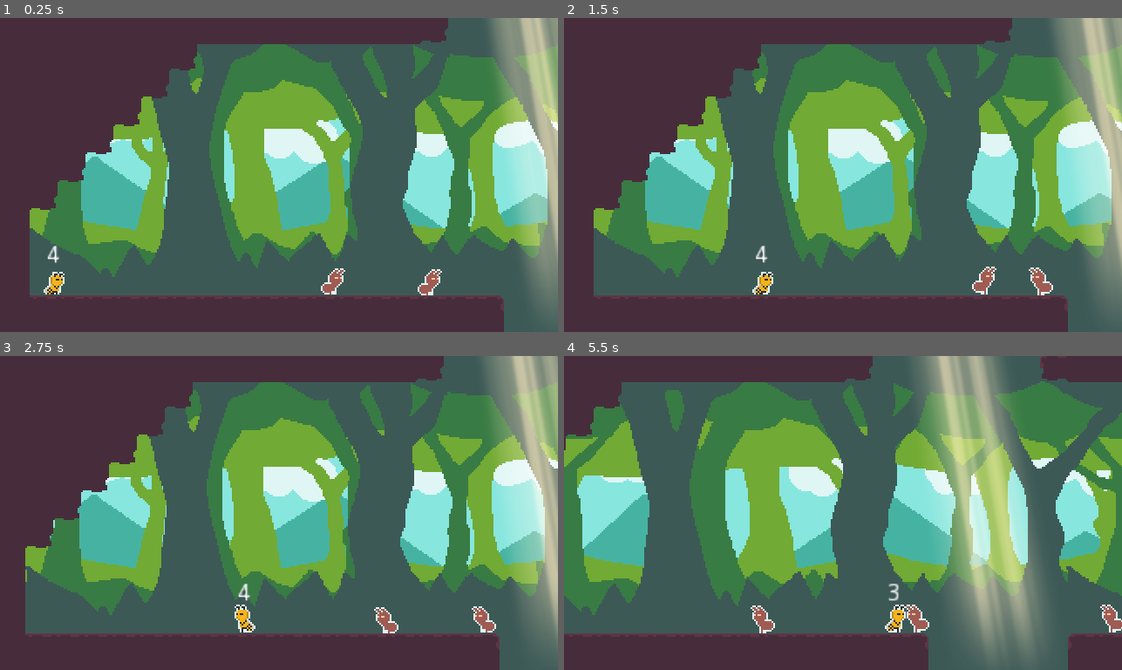
Above: before the commit, frames 1-4 (two rows, left to right).
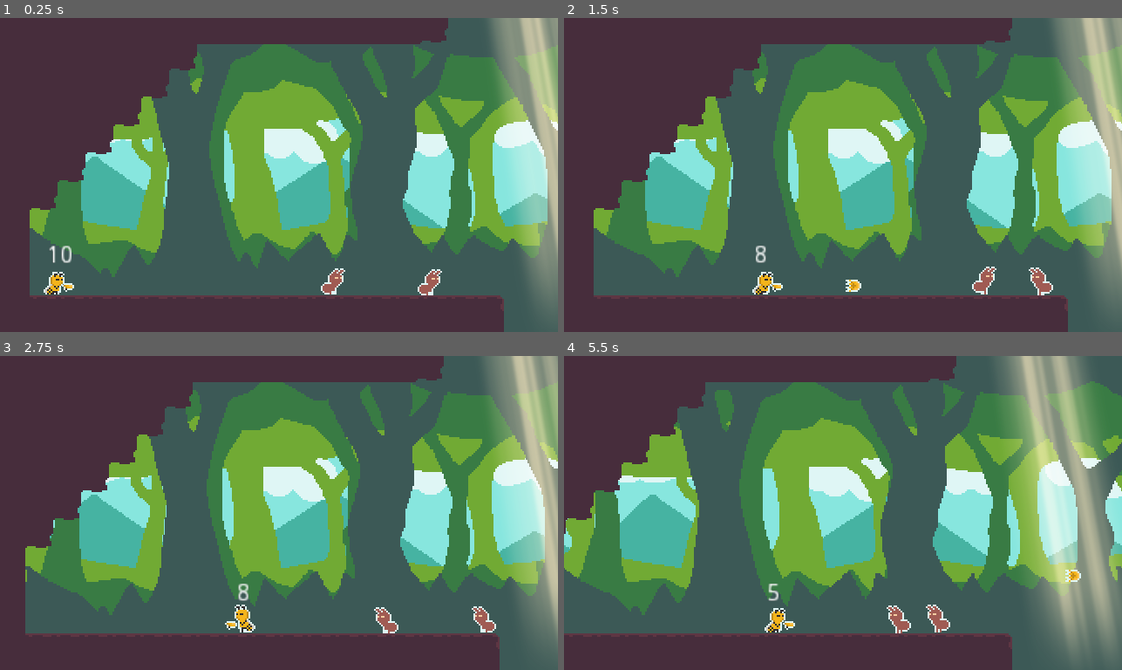
Above: after the commit, the same moments.

Repository: mathewcst/ludum-dare-48
Game: Godot game, scene res://Levels/level_1.tscn
Same seed, same stepped clock (60 frames per second), same inputs: the game is played once before the commit and once after it.
Inputs (mouse positions are in pixels of both pictures, inside the frame that each line leads up to):
- Up to frame 1 (0.25 s): no input
- Up to frame 2 (1.5 s): move the mouse to (965, 159) at 0.52 s; hold D (move_right) from 0.53 s (still down); click (965, 159) at 0.6 s; tap W (jump) at 0.77 s; move the mouse to (731, 190) at 1.27 s; click (731, 190) at 1.35 s
- Up to frame 3 (2.75 s): tap W (jump) at 1.52 s; move the mouse to (334, 443) at 2.02 s; release D (move_right) at 2.03 s; hold A (move_left) from 2.03 s (still down); click (334, 443) at 2.1 s
- Up to frame 4 (5.5 s): move the mouse to (815, 575) at 2.77 s; release A (move_left) at 2.78 s; hold D (move_right) 2.78-4.28 s; click (815, 575) at 2.85 s; tap W (jump) at 3.02, 3.77, 4.52 s; move the mouse to (1010, 560) at 3.52 s; click (1010, 560) at 3.6 s; move the mouse to (675, 465) at 4.27 s; hold A (move_left) 4.28-5.03 s; click (675, 465) at 4.35 s; move the mouse to (870, 513) at 5.02 s; hold D (move_right) from 5.03 s (still down); click (870, 513) at 5.1 s

The runs differ from the first frame. In frame 1, 0.2% of the frame differs, in the area x 8-14%, y 72-88%; in frame 2, 0.2%; in frame 3, 0.1%; in frame 4, 66%, in the area x 0-100%, y 0-100%.

Commit message:
Combat:
- enemy follows player
- player shoots projectiles

Diff:
--- a/Enemy/Enemy.tscn
+++ b/Enemy/Enemy.tscn
@@ -57,9 +57,14 @@
 radius = 8.01109
 height = 4.15446
 
-[node name="Enemy" type="KinematicBody2D"]
+[sub_resource type="CircleShape2D" id=13]
+radius = 49.3494
+
+[node name="Enemy" type="KinematicBody2D" groups=[
+"Enemy",
+]]
 collision_layer = 8
-collision_mask = 0
+collision_mask = 2
 script = ExtResource( 2 )
 __meta__ = {
 "_edit_group_": true
@@ -99,7 +104,15 @@
 [node name="CollisionShape2D" parent="HitBox" index="0"]
 shape = SubResource( 12 )
 
+[node name="LineOfSight" type="Area2D" parent="."]
+collision_layer = 8
+
+[node name="CollisionShape2D" type="CollisionShape2D" parent="LineOfSight"]
+shape = SubResource( 13 )
+
 [connection signal="timeout" from="PatrolTimer" to="." method="_on_PatrorlTimer_timeout"]
 [connection signal="timeout" from="IdleTimer" to="." method="_on_IdleTimer_timeout"]
+[connection signal="body_entered" from="LineOfSight" to="." method="_on_LineOfSight_body_entered"]
+[connection signal="body_exited" from="LineOfSight" to="." method="_on_LineOfSight_body_exited"]
 
 [editable path="HitBox"]
--- a/Enemy/enemy.gd
+++ b/Enemy/enemy.gd
@@ -12,11 +12,14 @@
 
 # ---- INSTANCE VARS
 export var move_speed: int = 40
+export var chase_speed: int = 60
+export var health:int = 4
 
 
 # ---- MEMBER VARS
 const ACCELERATION = 450
 const FRICTION = 450
+const GRAVITY = 120
 const UP = Vector2(0, -1)
 
 var direction = 1
@@ -24,6 +27,8 @@
 var input_vector = Vector2(0,0)
 
 var patrolling: bool = false
+var chasing: bool = false
+var chase_body: KinematicBody2D = null
 
 
 func _ready() -> void:
@@ -33,12 +38,25 @@
 func _physics_process(delta: float) -> void:
 	input_vector.x = direction
 
+	if health <= 0:
+		die()
+
 	if patrolling:
 
 		if not edge_cast.is_colliding() or wall_cast.is_colliding():
 			change_direction()
 
 		velocity = velocity.move_toward(input_vector * move_speed, ACCELERATION * delta)
+
+	elif chasing:
+		if not edge_cast.is_colliding() or wall_cast.is_colliding():
+			idle()
+
+		var chase_direction = position.direction_to(chase_body.position)
+		chase(chase_direction.x)
+
+		velocity = velocity.move_toward(Vector2(chase_direction.x, 0) * chase_speed, ACCELERATION * delta)
+
 
 	else:
 		velocity = velocity.move_toward(Vector2.ZERO, FRICTION * delta)
@@ -47,6 +65,7 @@
 
 func patrol() -> void:
 	sprite.play("Walk")
+	idle_timer.stop()
 	patrol_timer.start()
 	patrolling = true
 
@@ -54,7 +73,9 @@
 func idle() -> void:
 	sprite.play("Idle")
 	patrolling = false
+	patrol_timer.stop()
 	idle_timer.start()
+	velocity.x = 0
 
 	randomize()
 	var chance = rand_range(-1, 1)
@@ -67,11 +88,25 @@
 	change_direction(chance)
 
 
+func chase(_direction: float) -> void:
+
+	if _direction > 0:
+		_direction = 1
+	elif _direction < 0:
+		_direction = -1
+
+
+	patrol_timer.stop()
+	idle_timer.stop()
+	change_direction(_direction)
+
+
+
 func change_direction(new_direction: int = 0) -> void:
 	var previous_direction = direction
 
 	if new_direction != 0:
-		direction *= new_direction
+		direction = new_direction
 	else:
 		direction *= -1
 
@@ -86,6 +121,27 @@
 		elif direction < 0:
 			wall_cast.rotation_degrees = 180
 
+
+func take_damage(amount: int) -> void:
+	health -= amount
+
+
+func die() -> void:
+	queue_free()
+
+
+func chase_player(player: KinematicBody2D) -> void:
+	chasing = true
+	chase_body = player
+
+
+func stop_chasing() -> void:
+	velocity.x = 0
+	chasing = false
+	chase_body = null
+	idle()
+
+
 # ---- SIGNALS
 func _on_PatrorlTimer_timeout() -> void:
 	idle()
@@ -93,3 +149,12 @@
 
 func _on_IdleTimer_timeout() -> void:
 	patrol()
+
+
+
+func _on_LineOfSight_body_entered(body: Node) -> void:
+	chase_player(body)
+
+
+func _on_LineOfSight_body_exited(body: Node) -> void:
+	stop_chasing()
--- a/Player/player.gd
+++ b/Player/player.gd
@@ -4,10 +4,13 @@
 export var move_speed: int = 100
 export var jump_height: int = 350
 export var can_take_damage: bool = true
+export var projectile: PackedScene
 
 
 # ---- NODES
 onready var sprite = $AnimatedSprite
+onready var gun = $Gun
+onready var muzzle = $Muzzle
 onready var animation_player = $AnimationPlayer
 onready var hit_animation = $HitAnimation
 onready var camera = $PlayerCamera
@@ -38,13 +41,20 @@
 var grounded_remember = 0
 var grounded_remember_timer = 0.2
 
+# ---- SHOOT
+var bullets = 10
+var max_bullets = 10
+var shoot_pressed_remember = 0
+var shoot_pressed_remember_timer = 0.2
+
 
 func _physics_process(delta: float) -> void:
 
-	label.text = str(health)
+	label.text = str(bullets)
 
 	remember_grounded(delta)
 	remember_jump(delta)
+	remember_shoot(delta)
 
 	if can_player_jump():
 		grounded_remember = 0
@@ -70,6 +80,9 @@
 			velocity.y -= jump_height
 			jump_amount -= 1
 
+	if Input.is_action_just_pressed("fire"):
+		shoot()
+
 
 
 func _get_inputs() -> Vector2:
@@ -111,6 +124,9 @@
 
 func damage_player(amount: int = 0, hit_position: Vector2 = Vector2.ZERO) -> void:
 	var knockback = 200
+
+	if health <= 0:
+		die()
 
 	if can_take_damage:
 		health -= amount
@@ -132,6 +148,21 @@
 		invencible_timer.start()
 
 
+func shoot() -> void:
+	if shoot_pressed_remember < 0 and bullets > 0:
+		bullets -= 1
+		var bullet = projectile.instance()
+		owner.add_child(bullet)
+		bullet.switch_direction(direction)
+		bullet.position = muzzle.global_position
+		bullet.set_spawn_position(muzzle.global_position)
+
+
+func die() -> void:
+	hit_animation.play("Stop")
+	queue_free()
+	get_tree().reload_current_scene()
+
 
 # ---- HELPER FUNCTIONS
 func apply_gravity() -> void:
@@ -156,32 +187,45 @@
 		jump_pressed_remember = jump_pressed_remember_timer
 
 
+func remember_shoot(delta) -> void:
+	shoot_pressed_remember -= delta
+
+	if Input.is_action_just_pressed("fire") and shoot_pressed_remember < 0:
+		shoot_pressed_remember = shoot_pressed_remember_timer
+
+
+
 func animations() -> void:
 	if direction > 0:
 		sprite.flip_h = false
+		gun.position.x = 8
+		muzzle.position.x = 12
 	elif direction < 0:
 		sprite.flip_h = true
+		gun.position.x = -8
+		muzzle.position.x = -12
 
 
 # ---- SIGNALS
 
 func _on_RoomDetector_area_entered(area: Area2D) -> void:
-	var collision_shape = area.get_node('CollisionShape2D')
-	var size = collision_shape.shape.extents * 2
-
-	var view_size = get_viewport_rect().size
-
-	if size.y < view_size.y:
-		size.y = view_size.y
-
-	if size.x < view_size.x:
-		size.x = view_size.x
-
-	camera.limit_top = collision_shape.global_position.y - size.y / 2
-	camera.limit_left = collision_shape.global_position.x - size.x / 2
-
-	camera.limit_bottom = camera.limit_top + size.y
-	camera.limit_right = camera.limit_left + size.x
+	if area.is_in_group("Room"):
+		var collision_shape = area.get_node('CollisionShape2D')
+		var size = collision_shape.shape.extents * 2
+
+		var view_size = get_viewport_rect().size
+
+		if size.y < view_size.y:
+			size.y = view_size.y
+
+		if size.x < view_size.x:
+			size.x = view_size.x
+
+		camera.limit_top = collision_shape.global_position.y - size.y / 2
+		camera.limit_left = collision_shape.global_position.x - size.x / 2
+
+		camera.limit_bottom = camera.limit_top + size.y
+		camera.limit_right = camera.limit_left + size.x
 
 
 
@@ -193,3 +237,8 @@
 func _on_InvencibleTimer_timeout() -> void:
 	hit_animation.play("Stop")
 	can_take_damage = true
+
+
+func _on_BulletReplenishTimer_timeout() -> void:
+	if bullets < max_bullets:
+		bullets += 1
--- a/Player/player.tscn
+++ b/Player/player.tscn
@@ -7,6 +7,8 @@
 [ext_resource path="res://Player/Sprites/Player_Fall_01.png" type="Texture" id=5]
 [ext_resource path="res://Systems/hitbox.tscn" type="PackedScene" id=6]
 [ext_resource path="res://hit_flash.shader" type="Shader" id=7]
+[ext_resource path="res://Player/Sprites/Gun.png" type="Texture" id=8]
+[ext_resource path="res://Player/projectile.tscn" type="PackedScene" id=9]
 
 [sub_resource type="ShaderMaterial" id=24]
 shader = ExtResource( 7 )
@@ -249,7 +251,7 @@
 "times": PoolRealArray( 0, 0.1 ),
 "transitions": PoolRealArray( 1, 1 ),
 "update": 1,
-"values": [ true, false ]
+"values": [ false, true ]
 }
 
 [sub_resource type="Animation" id=26]
@@ -269,18 +271,21 @@
 "values": [ false ]
 }
 
-[node name="Player" type="KinematicBody2D"]
+[node name="Player" type="KinematicBody2D" groups=[
+"Player",
+]]
+position = Vector2( 0, -4.76837e-07 )
 collision_mask = 6
 script = ExtResource( 2 )
 __meta__ = {
 "_edit_group_": true
 }
+projectile = ExtResource( 9 )
 
 [node name="AnimatedSprite" type="AnimatedSprite" parent="."]
 material = SubResource( 24 )
-scale = Vector2( 1.05, 0.95 )
 frames = SubResource( 7 )
-animation = "Air"
+animation = "Idle"
 
 [node name="AnimationPlayer" type="AnimationPlayer" parent="."]
 autoplay = "Idle"
@@ -288,6 +293,18 @@
 anims/Fall = SubResource( 23 )
 anims/Idle = SubResource( 8 )
 anims/Walk = SubResource( 17 )
+
+[node name="Muzzle" type="Position2D" parent="."]
+position = Vector2( 12, 3 )
+__meta__ = {
+"_gizmo_extents_": 1.0
+}
+
+[node name="Gun" type="Node2D" parent="."]
+position = Vector2( 8, 4 )
+
+[node name="Sprite" type="Sprite" parent="Gun"]
+texture = ExtResource( 8 )
 
 [node name="Collision" type="CollisionShape2D" parent="."]
 visible = false
@@ -329,12 +346,18 @@
 }
 
 [node name="HitAnimation" type="AnimationPlayer" parent="."]
+autoplay = "Stop"
 anims/Start = SubResource( 25 )
 anims/Stop = SubResource( 26 )
 
 [node name="InvencibleTimer" type="Timer" parent="."]
 one_shot = true
+
+[node name="BulletReplenishTimer" type="Timer" parent="."]
+wait_time = 2.0
+autostart = true
 
 [connection signal="area_entered" from="RoomDetector" to="." method="_on_RoomDetector_area_entered"]
 [connection signal="area_entered" from="HitBox" to="." method="_on_HitBox_area_entered"]
 [connection signal="timeout" from="InvencibleTimer" to="." method="_on_InvencibleTimer_timeout"]
+[connection signal="timeout" from="BulletReplenishTimer" to="." method="_on_BulletReplenishTimer_timeout"]
--- /dev/null
+++ b/Player/projectile.gd
@@ -0,0 +1,39 @@
+extends Area2D
+
+onready var sprite = $Sprite
+
+var speed = 400
+var bullet_range = 200
+
+var direction = 1
+var original_pos = Vector2.ZERO
+
+
+func _physics_process(delta: float) -> void:
+	position.x += speed * delta * direction
+
+
+	if direction > 0:
+		sprite.flip_h = false
+		if position.x > original_pos.x + bullet_range:
+			queue_free()
+
+	elif direction < 0:
+		sprite.flip_h = true
+		if position.x < original_pos.x - bullet_range:
+			queue_free()
+
+
+func switch_direction(new_direction: int) -> void:
+	direction = new_direction
+
+
+func set_spawn_position(new_position: Vector2) -> void:
+	original_pos = new_position
+
+
+func _on_Projectile_body_entered(body: Node) -> void:
+	if body.is_in_group("Enemy"):
+		body.take_damage(1)
+
+	queue_free()
--- /dev/null
+++ b/Player/projectile.tscn
@@ -0,0 +1,21 @@
+[gd_scene load_steps=4 format=2]
+
+[ext_resource path="res://Player/Sprites/Projectile.png" type="Texture" id=1]
+[ext_resource path="res://Player/projectile.gd" type="Script" id=2]
+
+[sub_resource type="RectangleShape2D" id=1]
+extents = Vector2( 4.51774, 3.55016 )
+
+[node name="Projectile" type="Area2D"]
+collision_layer = 33
+collision_mask = 8
+script = ExtResource( 2 )
+
+[node name="Sprite" type="Sprite" parent="."]
+texture = ExtResource( 1 )
+
+[node name="CollisionShape2D" type="CollisionShape2D" parent="."]
+position = Vector2( 0.0248032, 0 )
+shape = SubResource( 1 )
+
+[connection signal="body_entered" from="." to="." method="_on_Projectile_body_entered"]
--- a/Rooms/room.tscn
+++ b/Rooms/room.tscn
@@ -8,7 +8,9 @@
 "_edit_group_": true
 }
 
-[node name="RoomArea" type="Area2D" parent="."]
+[node name="RoomArea" type="Area2D" parent="." groups=[
+"Room",
+]]
 monitoring = false
 collision_layer = 4
 
--- a/project.godot
+++ b/project.godot
@@ -72,6 +72,11 @@
 "events": [ Object(InputEventKey,"resource_local_to_scene":false,"resource_name":"","device":0,"alt":false,"shift":false,"control":false,"meta":false,"command":false,"pressed":false,"scancode":82,"unicode":0,"echo":false,"script":null)
  ]
 }
+fire={
+"deadzone": 0.5,
+"events": [ Object(InputEventMouseButton,"resource_local_to_scene":false,"resource_name":"","device":0,"alt":false,"shift":false,"control":false,"meta":false,"command":false,"button_mask":0,"position":Vector2( 0, 0 ),"global_position":Vector2( 0, 0 ),"factor":1.0,"button_index":1,"pressed":false,"doubleclick":false,"script":null)
+ ]
+}
 
 [layer_names]
 
Not shown: 1 places in Enemy/Enemy.tscn that only renumber resources
Binary file added: Player/Sprites/Gun.png
Not shown, added: Player/Sprites/Gun.png.import
Binary file added: Player/Sprites/Projectile.png
Not shown, added: Player/Sprites/Projectile.png.import
Not shown: 1 places in Player/player.tscn that only renumber resources
